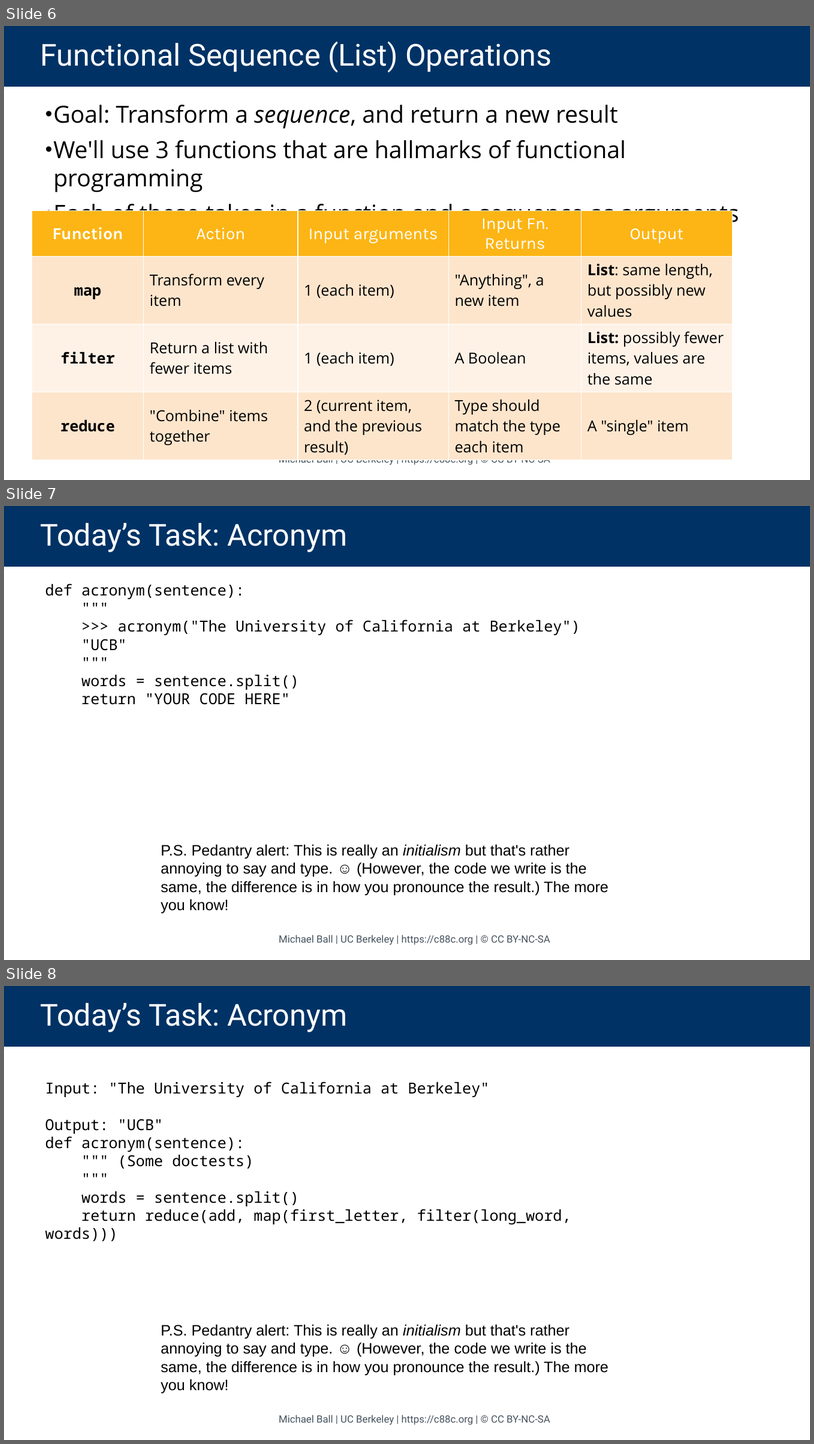
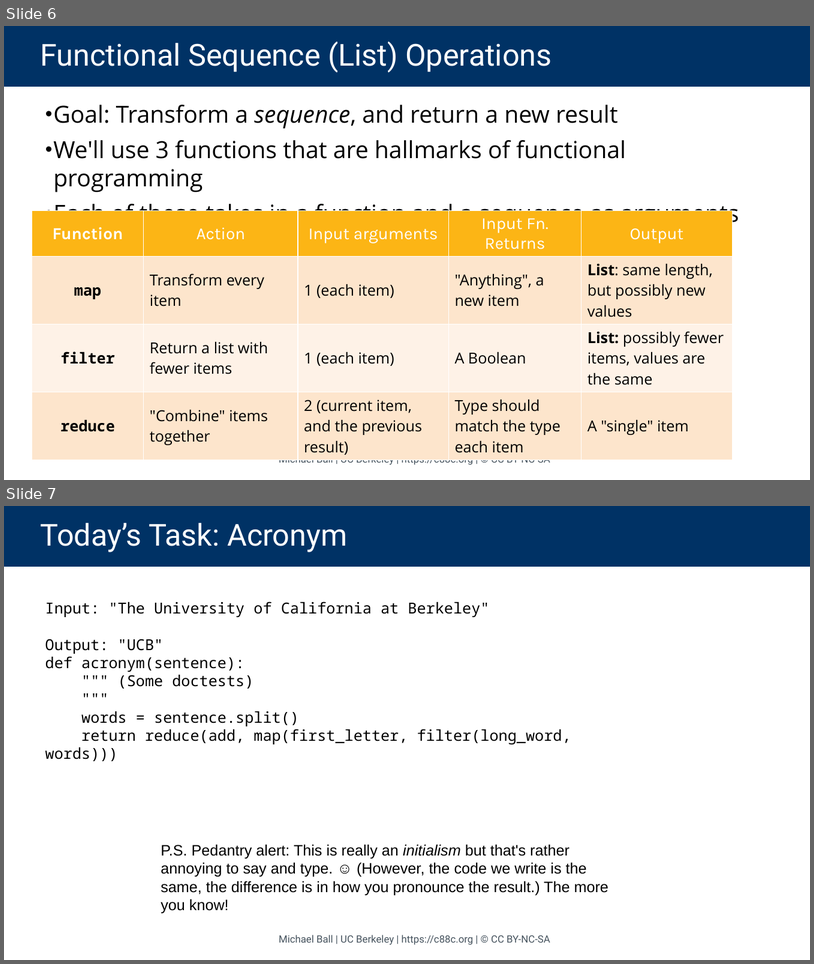
Before and after one commit to cs88-website/sp24, a slide deck: assets/slides/sp24/07-HOFs_Environments.pptx. Shown one above the other, each under a label of ours: slides 6, 7 and 8 before the commit, slides 6 and 7 after it. The pictures are 814x1444 and 814x964 pixels, drawn with LibreOffice and Linux fonts; fonts in the diff are those of the drawing. Boxes give left, top, right and bottom in pixels: in the first picture for what was removed or moved away, otherwise in the second. Text is boxed around its words. In the diff, an @@ line names an element or a change of style, - is before the commit and + after.

```diff
--- a/assets/slides/sp24/07-HOFs_Environments.pptx
+++ b/assets/slides/sp24/07-HOFs_Environments.pptx
@@ slide 7 removed at <box>4,506,810,960</box>, background #FFFFFF @@
@@ title removed at <box>4,506,810,567</box> @@
-Today’s Task: Acronym
@@ text removed at <box>45,583,581,705</box> @@
-def acronym(sentence):
-"""
->>> acronym("The University of California at Berkeley")
-"UCB"
-"""
-words = sentence.split()
-return "YOUR CODE HERE"
@@ text removed at <box>161,844,609,913</box> @@
-P.S. Pedantry alert: This is really an initialism but that's rather annoying to say and type. ☺ (However, the code we write is the same, the difference is in how you pronounce the result.) The more you know!
@@ text removed at <box>279,934,551,945</box> @@
-Michael Ball | UC Berkeley | https://c88c.org | © CC BY-NC-SA
@@ what was slide 8 is now slide 7 @@
```
Also in this commit, not shown: 8 other files.
